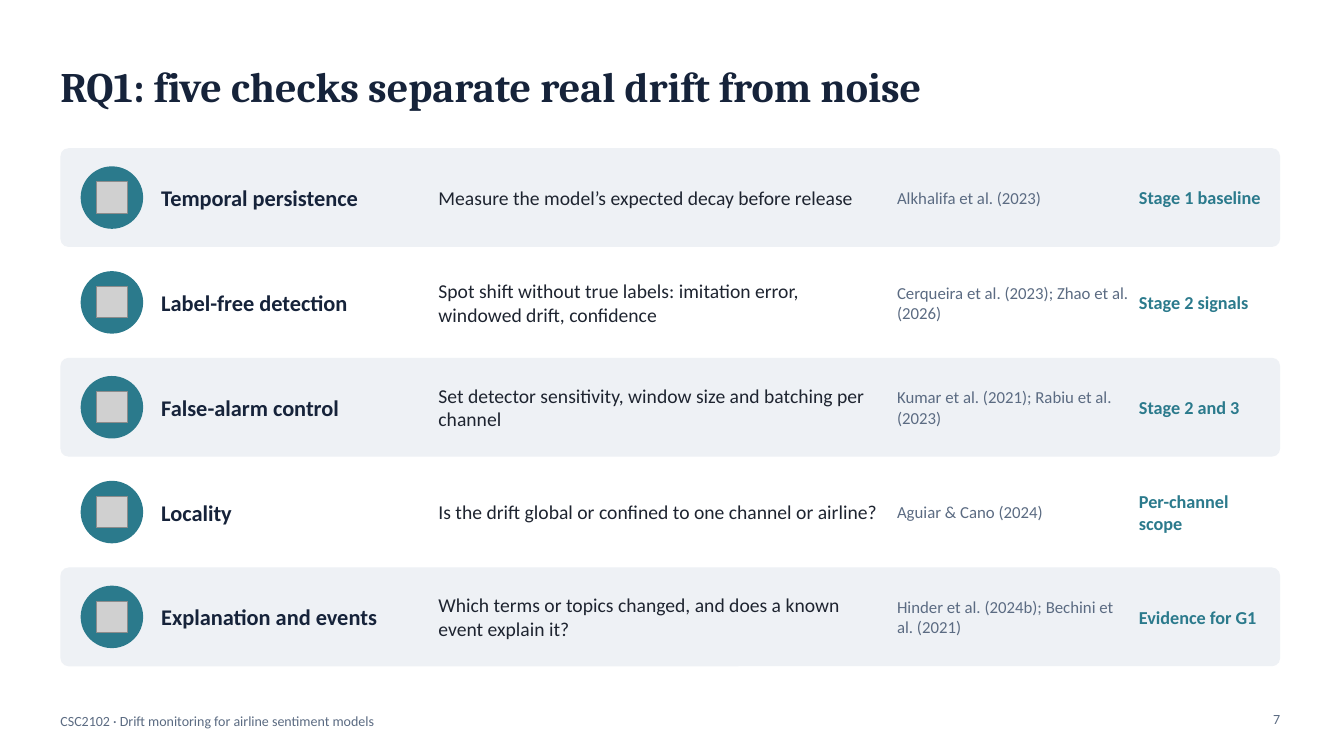
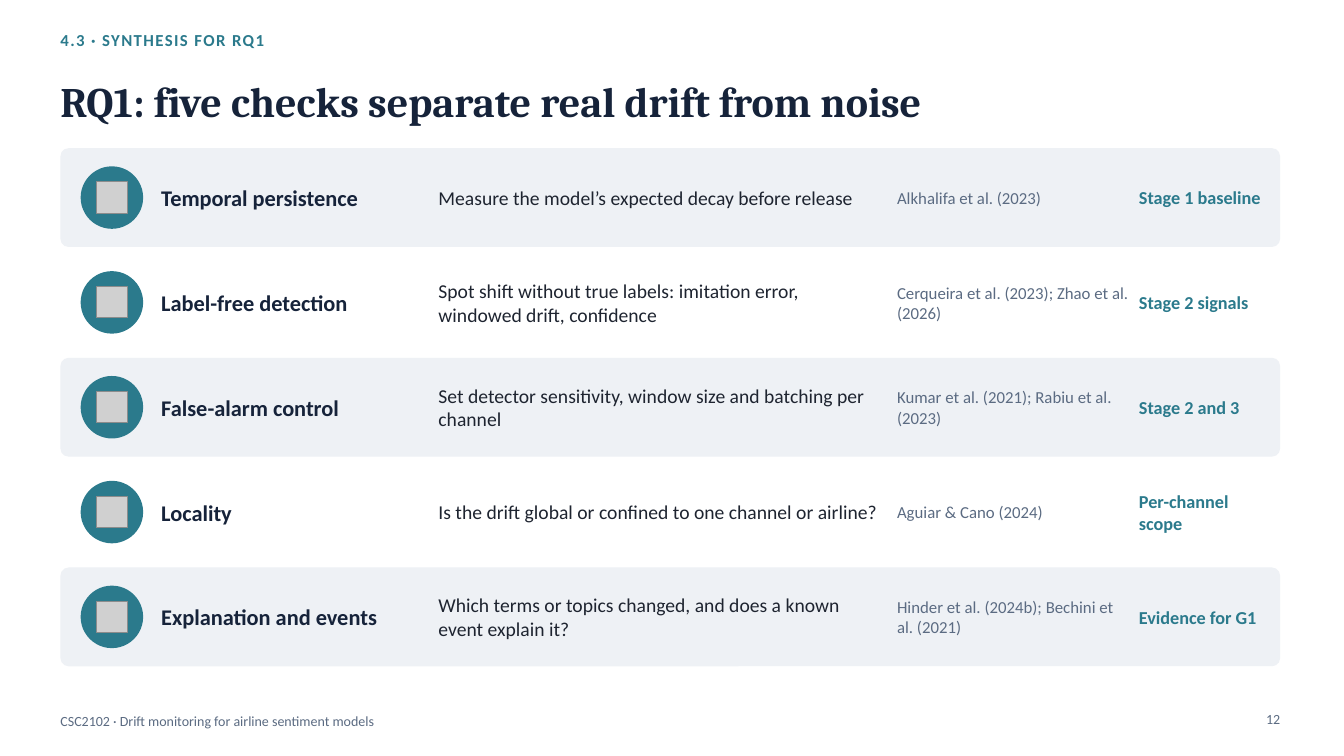
Before and after one commit to asimindxb2004-boop/csc2102-dcdm-slr, a slide deck: slide 12 of 2_Presentation/CSC2102_SLR_Presentation.pptx (slide 7 before the commit). Drawn at 1344x756 pixels with LibreOffice and Linux fonts; fonts in the diff are those of the drawing; grey boxes stand for pictures. Boxes give left, top, right and bottom in pixels: in the first picture for what was removed or moved away, otherwise in the second. Text is boxed around its words. In the diff, an @@ line names an element or a change of style, - is before the commit and + after.

```diff
--- a/2_Presentation/CSC2102_SLR_Presentation.pptx
+++ b/2_Presentation/CSC2102_SLR_Presentation.pptx
@@ text added at [60, 35, 264, 48], 12 pt, text #2B7A8C, bold @@
+4.3 · SYNTHESIS FOR RQ1
@@ title "RQ1: five checks separate real ...": place and size @@
-title "RQ1: five checks separate real ..." at [60, 72, 921, 111]
+title "RQ1: five checks separate real ..." at [60, 87, 921, 126]
@@ page number at [1266, 715, 1280, 724]: text changed @@
-7
+12
```
Also in this commit, not shown: 13 other slides changed, 6 slides added.
